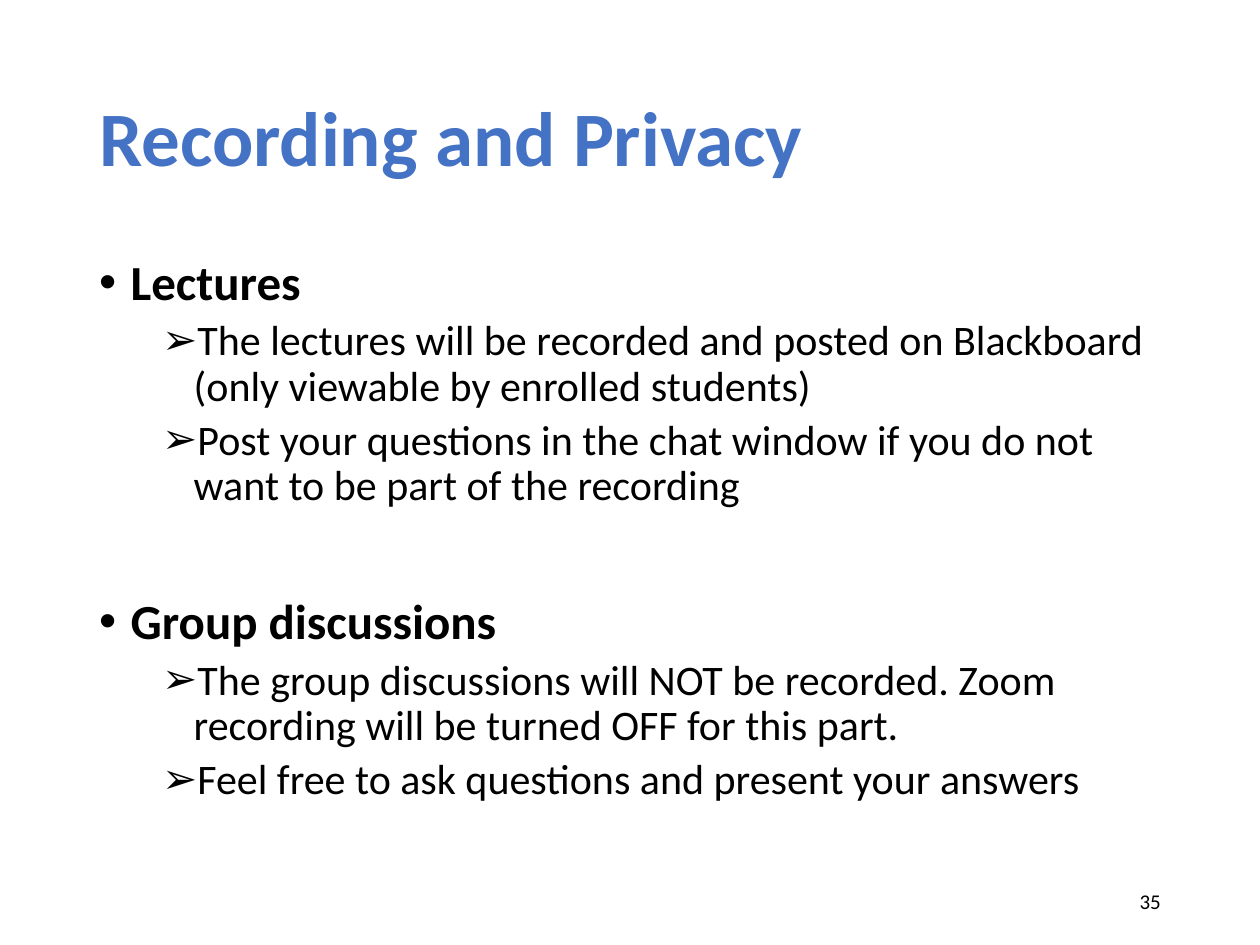
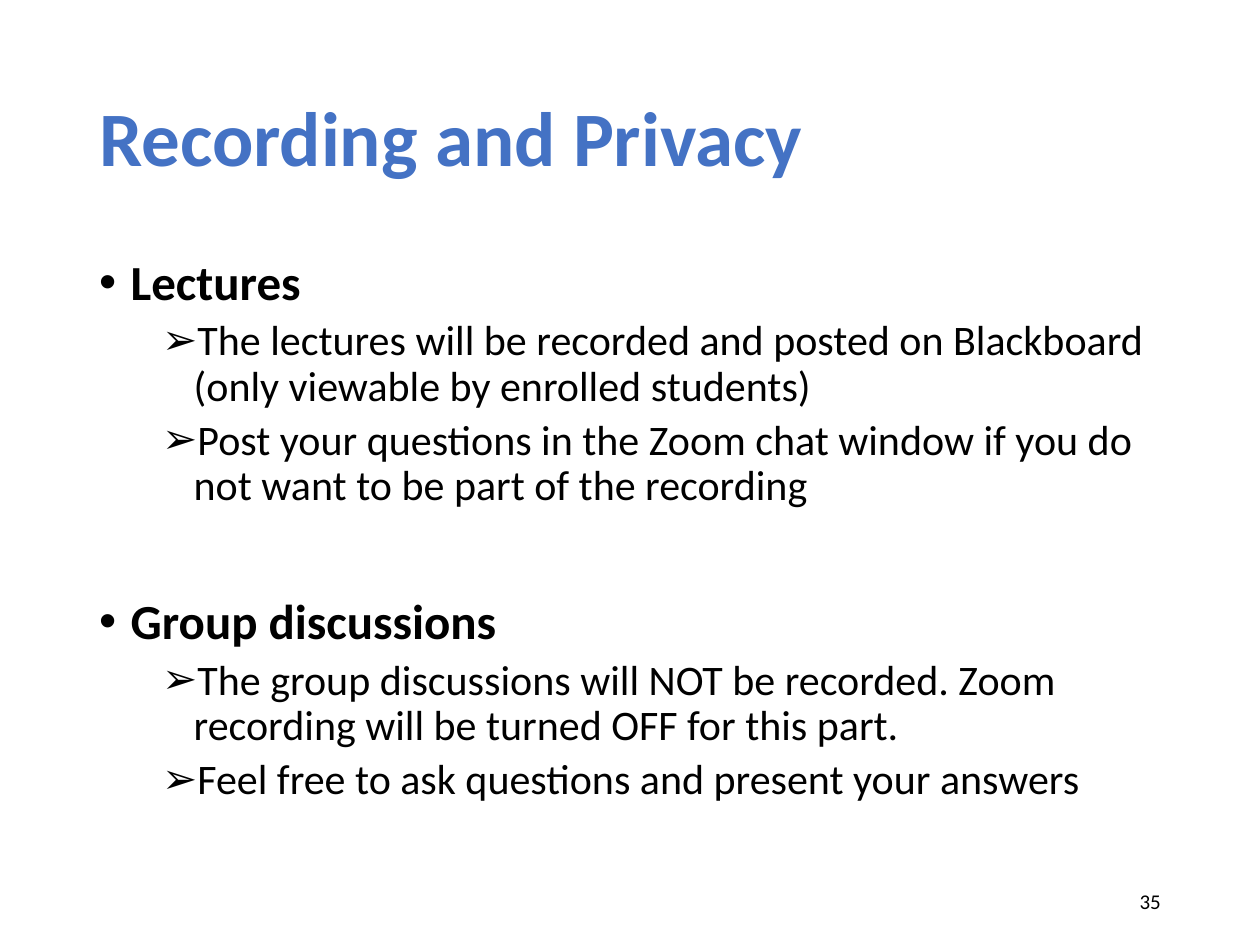
Before and after one commit to xinjin/course-net, a slide deck: slide 35 of slides/lec01_introduction.pptx. Drawn at 1260x945 pixels with LibreOffice and Linux fonts; fonts in the diff are those of the drawing. Boxes give left, top, right and bottom in pixels: in the first picture for what was removed or moved away, otherwise in the second. Text is boxed around its words. In the diff, an @@ line names an element or a change of style, - is before the commit and + after.

```diff
--- a/slides/lec01_introduction.pptx
+++ b/slides/lec01_introduction.pptx
@@ text at [194,425,1132,508]: text changed @@
-  ➢ Post your questions in the chat window if you do not want to be part of the recording
+  ➢ Post your questions in the Zoom chat window if you do not want to be part of the recording
```
Also in this commit, not shown: 6 other slides changed, 2 other files.
